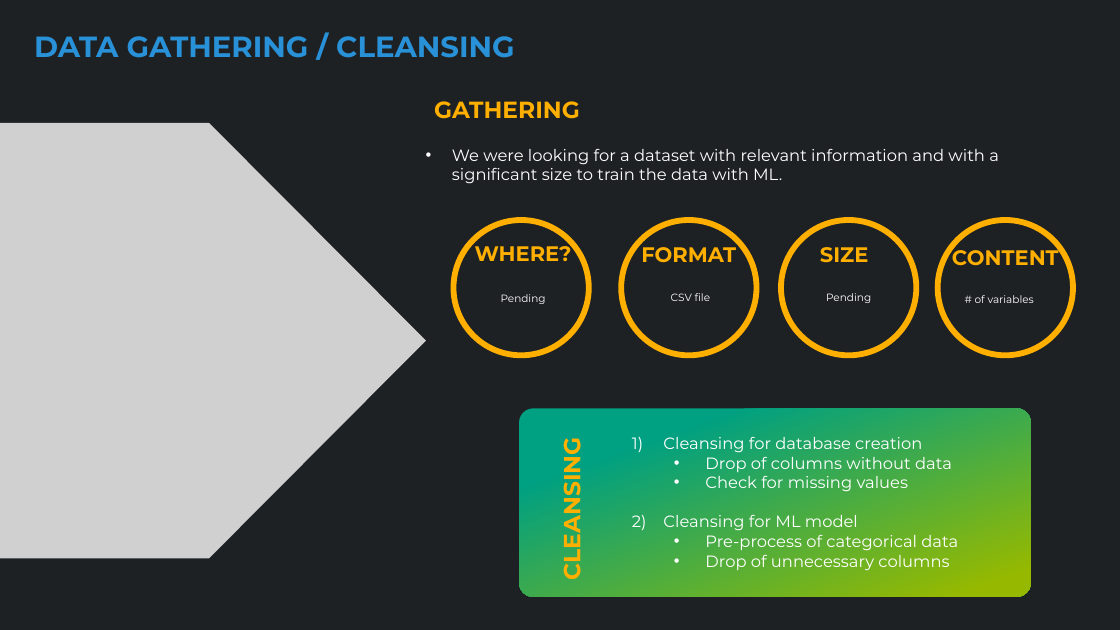
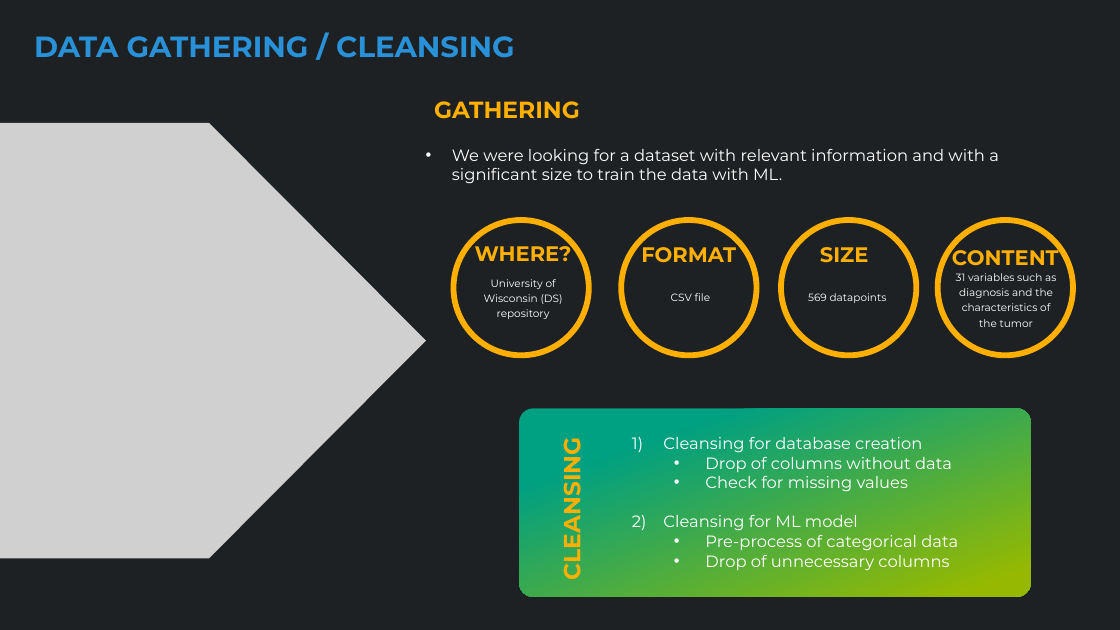
Before and after one commit to MajoGarciaMontes/FINAL-PROJECT, a slide deck: slide 5 of Presentation/Breast cancer ML.pptx. Drawn at 1120x630 pixels with LibreOffice and Linux fonts; fonts in the diff are those of the drawing; grey boxes stand for pictures. Boxes give left, top, right and bottom in pixels: in the first picture for what was removed or moved away, otherwise in the second. Text is boxed around its words. In the diff, an @@ line names an element or a change of style, - is before the commit and + after.

```diff
--- a/Presentation/Breast cancer ML.pptx
+++ b/Presentation/Breast cancer ML.pptx
@@ text at box(484, 279, 563, 319): text changed @@
-Pending
+University of Wisconsin (DS) repository
@@ text at box(808, 293, 887, 303): text changed @@
-Pending
+569 datapoints
@@ text at box(956, 273, 1056, 327): text changed @@
-# of variables
+31 variables such as diagnosis and the characteristics of the tumor
```
Also in this commit, not shown: 6 other slides changed, 1 other file.
